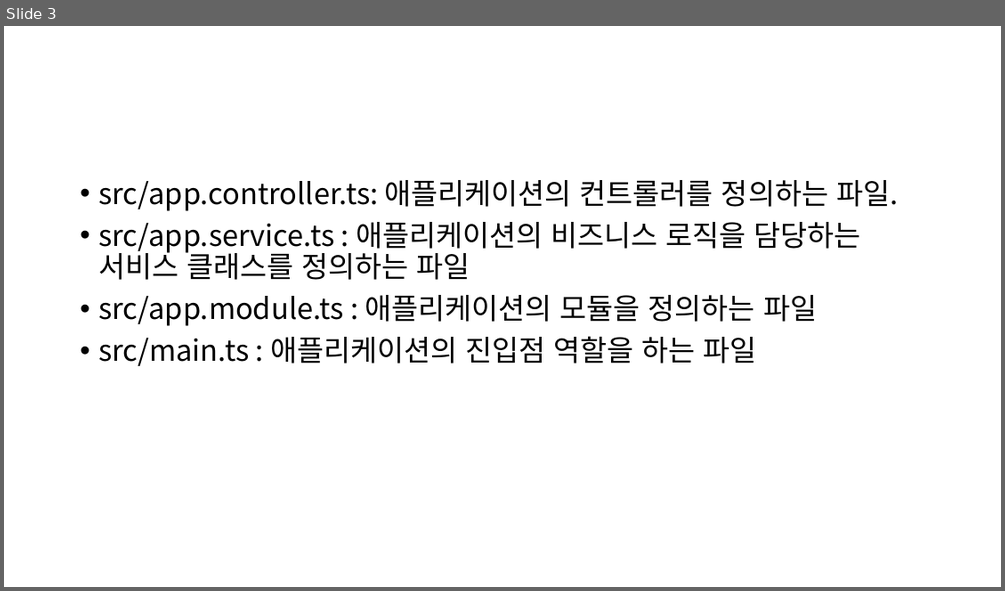
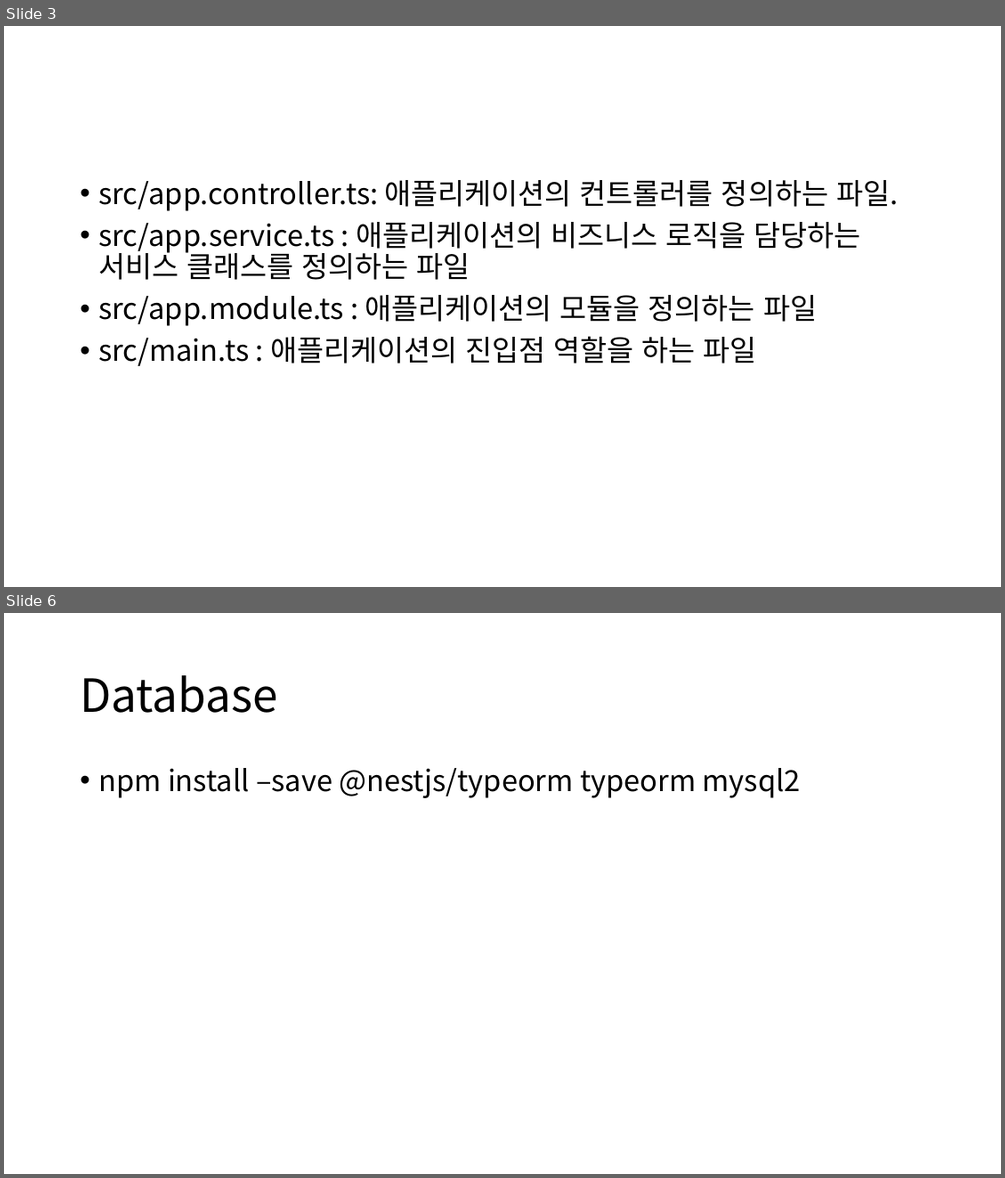
Before and after one commit to 92-seok/wooboWEB-NextJS-migration-, a slide deck: doc/개발환경_설치매뉴얼(Nest.JS).pptx. Shown one above the other, each under a label of ours: slide 3 before the commit, slides 3 and 6 after it; the slides between them are not shown. The pictures are 1005x591 and 1005x1178 pixels, drawn with LibreOffice and Linux fonts; fonts in the diff are those of the drawing. Boxes give left, top, right and bottom in pixels: in the first picture for what was removed or moved away, otherwise in the second. Text is boxed around its words. In the diff, an @@ line names an element or a change of style, - is before the commit and + after.

```diff
--- a/doc/개발환경_설치매뉴얼(Nest.JS).pptx
+++ b/doc/개발환경_설치매뉴얼(Nest.JS).pptx
@@ slide 6 added at bbox=[4, 613, 1001, 1174], background #FFFFFF @@
@@ title added at bbox=[80, 675, 278, 713], 44 pt, text #000000 @@
+Database
@@ text added at bbox=[98, 768, 801, 798], 28 pt, text #000000 @@
+• npm install –save @nestjs/typeorm typeorm mysql2
```
Also in this commit, not shown: 2 other slides added, 2 other files.
